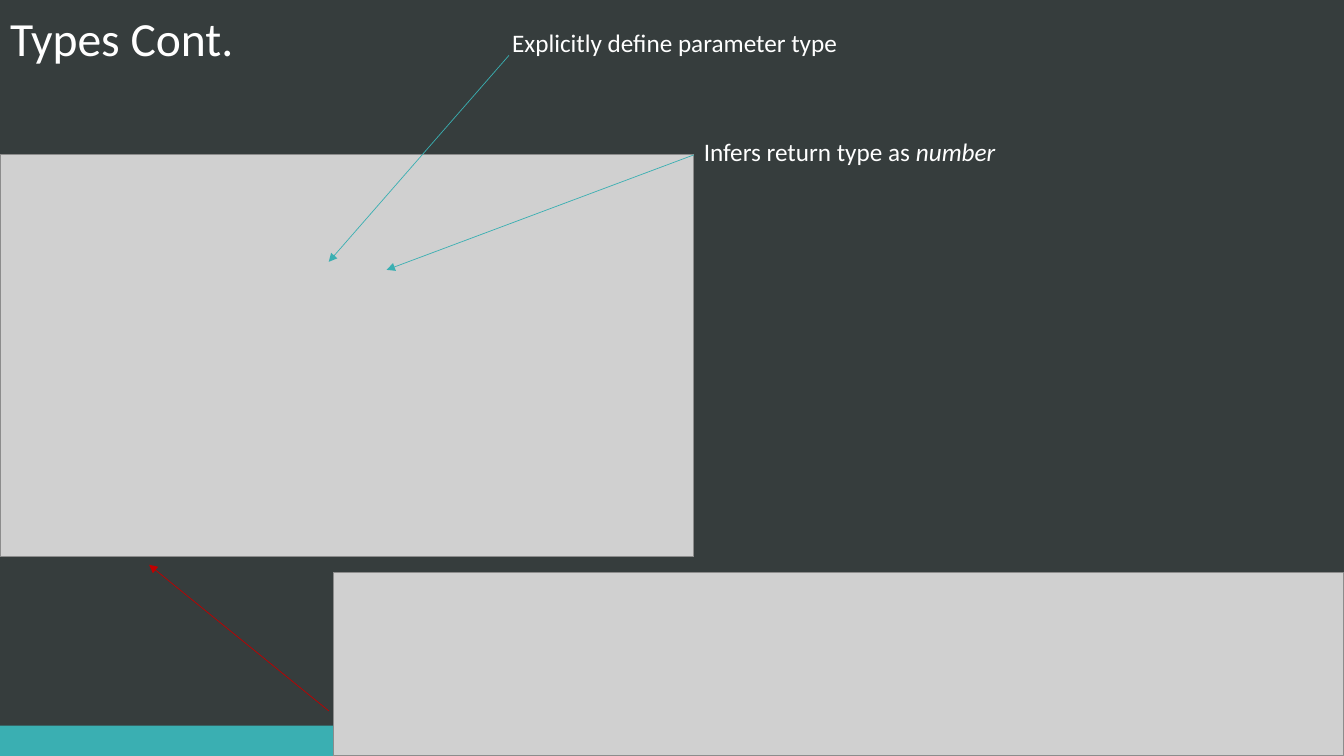
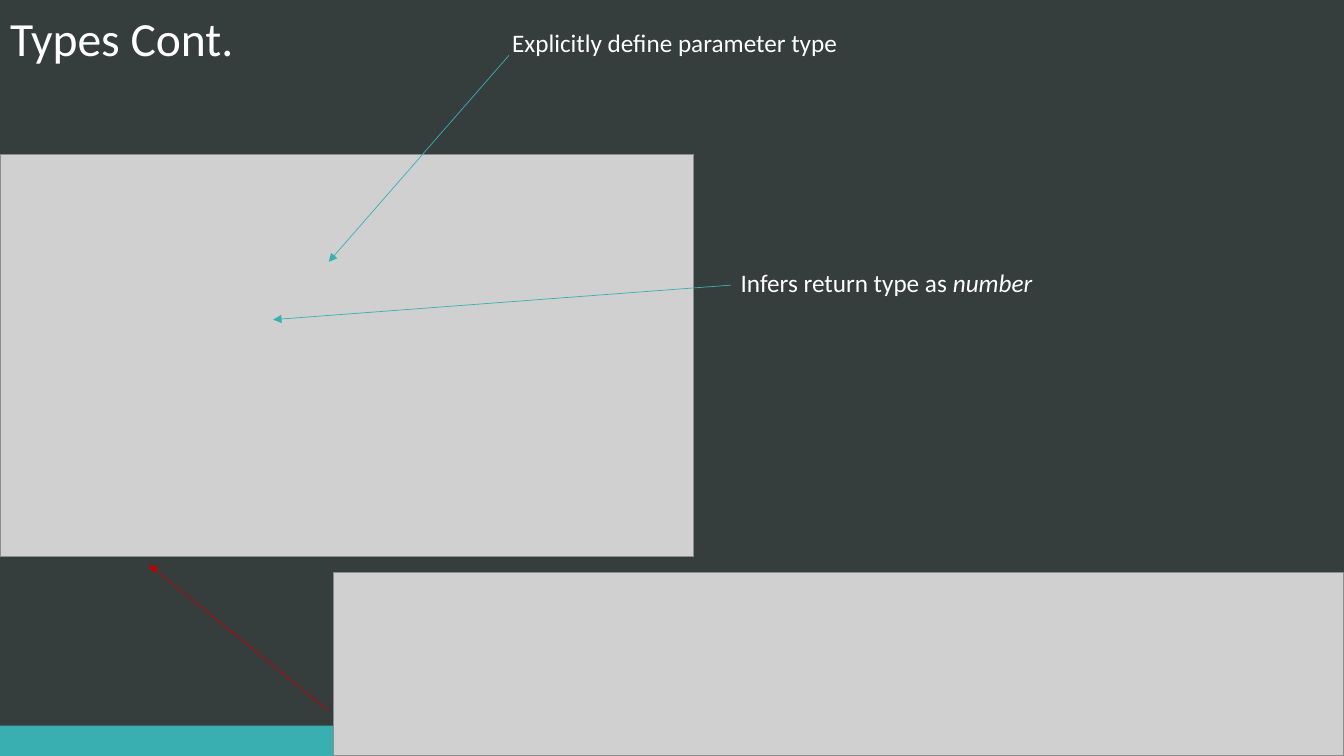
Before and after one commit to chcaru/workshop, a slide deck: slide 13 of typescript/presentation.pptx (slide 11 before the commit). Drawn at 1344x756 pixels with LibreOffice and Linux fonts; fonts in the diff are those of the drawing; grey boxes stand for pictures. Boxes give left, top, right and bottom in pixels: in the first picture for what was removed or moved away, otherwise in the second. Text is boxed around its words. In the diff, an @@ line names an element or a change of style, - is before the commit and + after.

```diff
--- a/typescript/presentation.pptx
+++ b/typescript/presentation.pptx
@@ text "Infers return type as number": place and size @@
-text "Infers return type as number" at (704, 143, 995, 165)
+text "Infers return type as number" at (741, 274, 1032, 296)
@@ arrow moved from (694, 155) - (387, 270) to (731, 285) - (273, 320) @@
```
Also in this commit, not shown: 5 other slides changed, 4 slides added, 2 slides removed.
